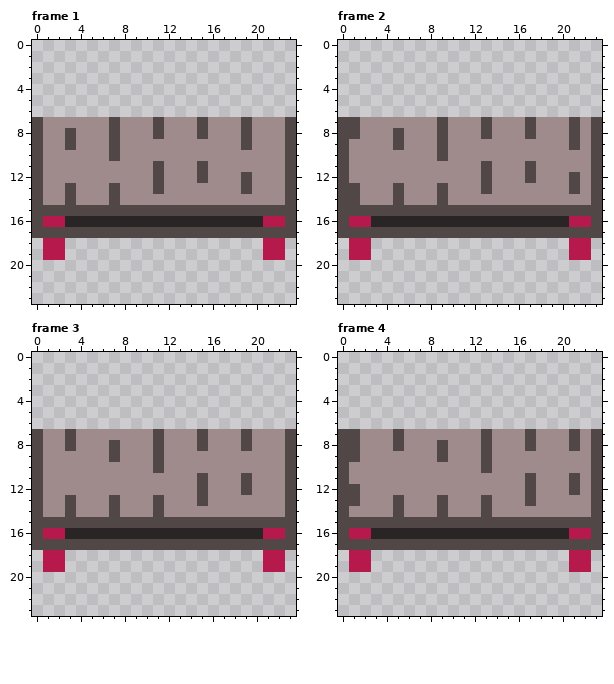
File history of a pixel-art file, assets/images/belt_right.aseprite. That is the earlier state.
24x24 pixels, 12 frames. Shown: frame 1, frame 2, frame 3, frame 4. The commit also changed other frames, which this record leaves out.
And afterwards:
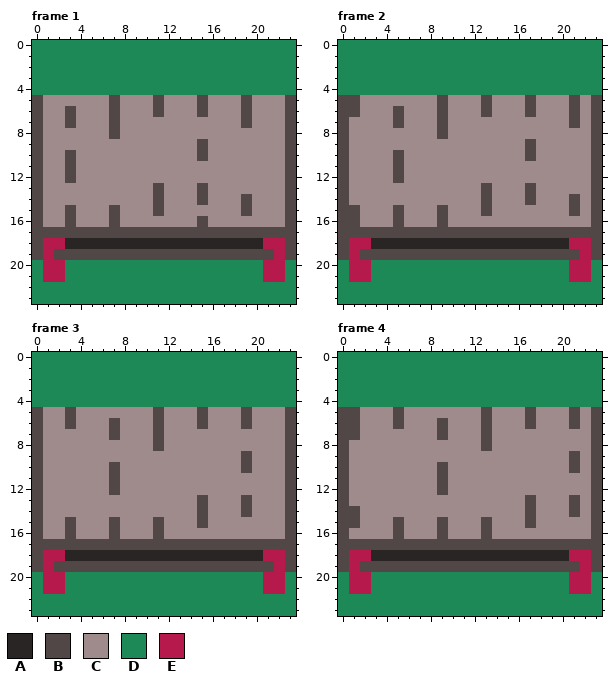
Palette (. is transparent): A #2a2525  B #514747  C #9f8b8b  D #1d8957  E #b6194c
Diff:
layer "Background" now shown
Changed rows in their new state; - is an unchanged pixel.
Frame 1, layers "Belt", "Background":
first column x 0:
 0 DDDDDDDDDDDDDDDDDDDDDDDD
 1 DDDDDDDDDDDDDDDDDDDDDDDD
 2 DDDDDDDDDDDDDDDDDDDDDDDD
 3 DDDDDDDDDDDDDDDDDDDDDDDD
 4 DDDDDDDDDDDDDDDDDDDDDDDD
 5 BCCCCCCBCCCBCCCBCCCBCCCB
 6 BCCBCCCBCCCBCCCBCCCBCCCB
 7 ---B-------C---C--------
 8 ---C-------C---C---C----
 9 ---C---C-------B---C----
10 ---B---C-------B--------
11 ---B-------C---C--------
12 ---B-------C---C---C----
13 ---C---C-------B---C----
14 ---C---C---B---B---B----
15 -CC-CCC-CCC-CCCCCCC-CCC-
16 -CCBCCCBCCCCCCCBCCCCCCC-
18 B--AAAAAAAAAAAAAAAAAA--B
19 B-BBBBBBBBBBBBBBBBBBBB-B
20 DEEDDDDDDDDDDDDDDDDDDEED
21 DEEDDDDDDDDDDDDDDDDDDEED
22 DDDDDDDDDDDDDDDDDDDDDDDD
23 DDDDDDDDDDDDDDDDDDDDDDDD
Frame 2, layers "Belt", "Background":
first column x 0:
 0 DDDDDDDDDDDDDDDDDDDDDDDD
 1 DDDDDDDDDDDDDDDDDDDDDDDD
 2 DDDDDDDDDDDDDDDDDDDDDDDD
 3 DDDDDDDDDDDDDDDDDDDDDDDD
 4 DDDDDDDDDDDDDDDDDDDDDDDD
 5 BBCCCCCCCBCCCBCCCBCCCBCB
 6 BBCCCBCCCBCCCBCCCBCCCBCB
 7 -C---B-------C---C------
 8 -C---C-------C---C---C--
 9 -----C---C-------B---C--
10 -----B---C-------B------
11 -----B-------C---C------
12 -----B-------C---C---C--
13 -C---C---C-------B---C--
14 -C---C---C---B---B---B--
15 --CCC-CCC-CCC-CCCCCCC-C-
16 -BCCCBCCCBCCCCCCCCCCCCC-
18 B--AAAAAAAAAAAAAAAAAA--B
19 B-BBBBBBBBBBBBBBBBBBBB-B
20 DEEDDDDDDDDDDDDDDDDDDEED
21 DEEDDDDDDDDDDDDDDDDDDEED
22 DDDDDDDDDDDDDDDDDDDDDDDD
23 DDDDDDDDDDDDDDDDDDDDDDDD
Frame 3, layers "Belt", "Background":
first column x 0:
 0 DDDDDDDDDDDDDDDDDDDDDDDD
 1 DDDDDDDDDDDDDDDDDDDDDDDD
 2 DDDDDDDDDDDDDDDDDDDDDDDD
 3 DDDDDDDDDDDDDDDDDDDDDDDD
 4 DDDDDDDDDDDDDDDDDDDDDDDD
 5 BCCBCCCCCCCBCCCBCCCBCCCB
 6 BCCBCCCBCCCBCCCBCCCBCCCB
 7 ---C---B-------C---C----
 8 ---C---C-------C---C----
 9 -------C---C-------B----
10 -------B---C-------B----
11 -------B-------C---C----
12 -------B-------C---C----
13 ---C---C---C-------B----
14 ---C---C---C---B---B----
15 -CC-CCC-CCC-CCC-CCCCCCC-
16 -CCBCCCBCCCBCCCCCCCCCCC-
18 B--AAAAAAAAAAAAAAAAAA--B
19 B-BBBBBBBBBBBBBBBBBBBB-B
20 DEEDDDDDDDDDDDDDDDDDDEED
21 DEEDDDDDDDDDDDDDDDDDDEED
22 DDDDDDDDDDDDDDDDDDDDDDDD
23 DDDDDDDDDDDDDDDDDDDDDDDD
Frame 4, layers "Belt", "Background":
first column x 0:
 0 DDDDDDDDDDDDDDDDDDDDDDDD
 1 DDDDDDDDDDDDDDDDDDDDDDDD
 2 DDDDDDDDDDDDDDDDDDDDDDDD
 3 DDDDDDDDDDDDDDDDDDDDDDDD
 4 DDDDDDDDDDDDDDDDDDDDDDDD
 5 BBCCCBCCCCCCCBCCCBCCCBCB
 6 BBCCCBCCCBCCCBCCCBCCCBCB
 7 -----C---B-------C---C--
 8 -C---C---C-------C---C--
 9 -C-------C---C-------B--
10 ---------B---C-------B--
11 ---------B-------C---C--
12 -C-------B-------C---C--
13 -C---C---C---C-------B--
14 -B---C---C---C---B---B--
15 --CCC-CCC-CCC-CCC-CCCCC-
16 -CCCCBCCCBCCCBCCCCCCCCC-
18 B--AAAAAAAAAAAAAAAAAA--B
19 B-BBBBBBBBBBBBBBBBBBBB-B
20 DEEDDDDDDDDDDDDDDDDDDEED
21 DEEDDDDDDDDDDDDDDDDDDEED
22 DDDDDDDDDDDDDDDDDDDDDDDD
23 DDDDDDDDDDDDDDDDDDDDDDDD
